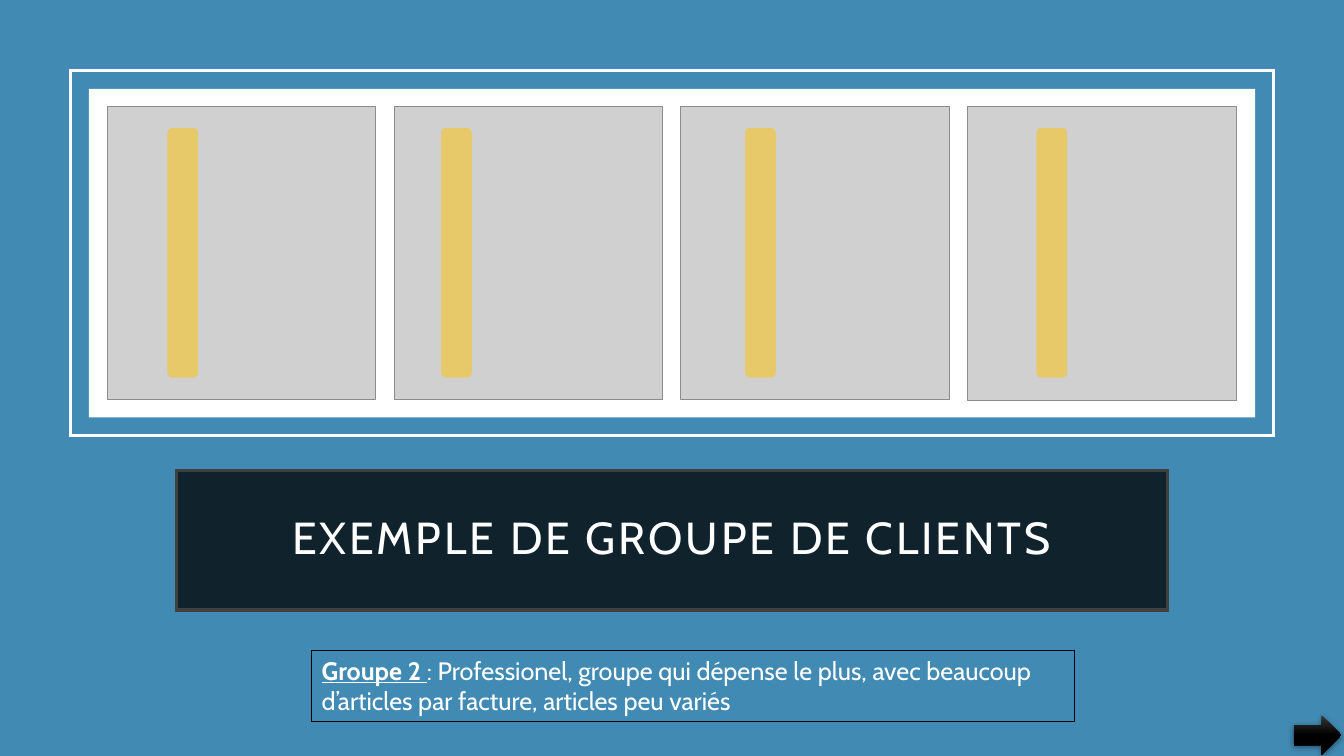
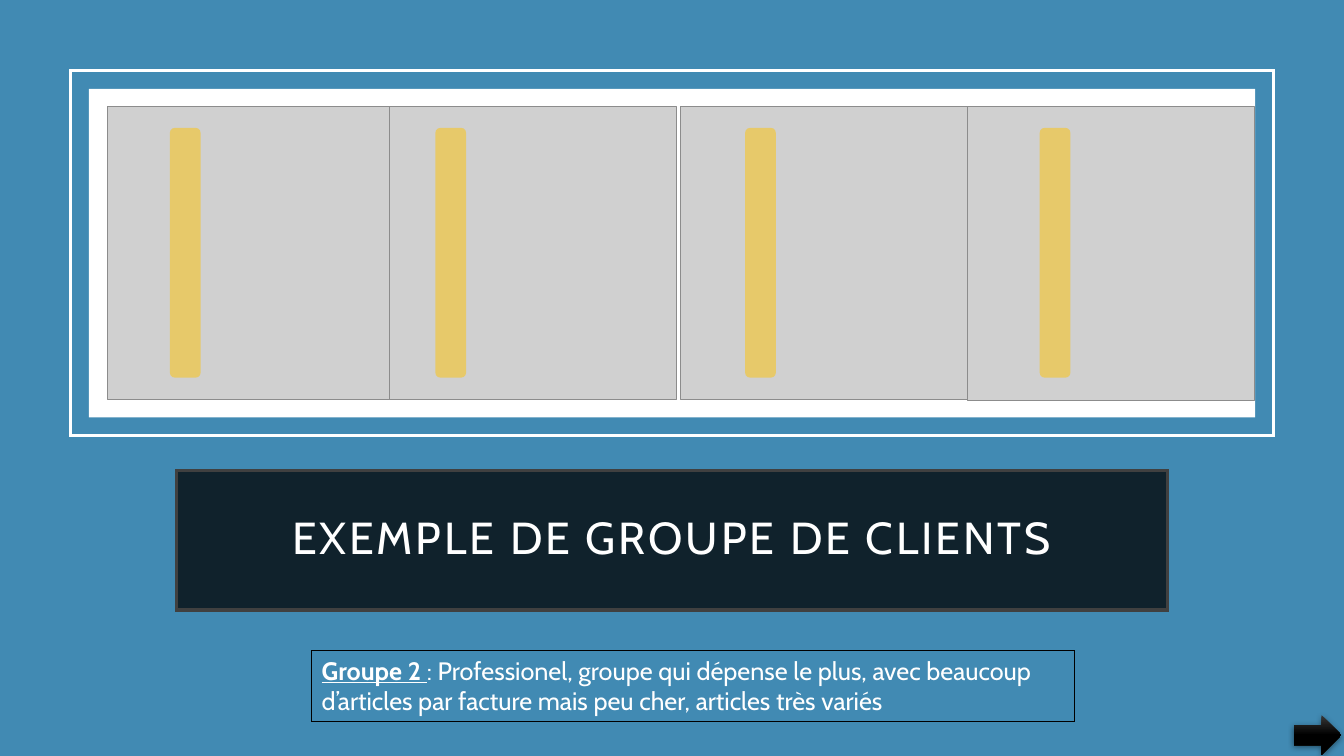
Before and after one commit to pfroide/python, a slide deck: slide 19 of Projet_5/p5.pptx. Drawn at 1344x756 pixels with LibreOffice and Linux fonts; fonts in the diff are those of the drawing; grey boxes stand for pictures. Boxes give left, top, right and bottom in pixels: in the first picture for what was removed or moved away, otherwise in the second. Text is boxed around its words. In the diff, an @@ line names an element or a change of style, - is before the commit and + after.

```diff
--- a/Projet_5/p5.pptx
+++ b/Projet_5/p5.pptx
@@ picture: place and size @@
-picture at (107, 107, 376, 399)
+picture at (107, 107, 389, 399)
@@ picture: place and size @@
-picture at (394, 107, 662, 399)
+picture at (390, 107, 677, 399)
@@ picture: place and size @@
-picture at (681, 107, 949, 399)
+picture at (681, 107, 968, 399)
@@ picture: place and size @@
-picture at (968, 107, 1237, 400)
+picture at (968, 107, 1254, 400)
@@ rounded rectangle: place and size @@
-rounded rectangle at (442, 128, 473, 378)
+rounded rectangle at (436, 128, 467, 378)
@@ rounded rectangle: place and size @@
-rounded rectangle at (1036, 128, 1068, 378)
+rounded rectangle at (1040, 128, 1071, 378)
@@ text in rectangle at (322, 661, 1031, 716): text changed @@
-Groupe 2 : Professionel, groupe qui dépense le plus, avec beaucoup d’articles par facture, articles peu variés
+Groupe 2 : Professionel, groupe qui dépense le plus, avec beaucoup d’articles par facture mais peu cher, articles très variés
```
Also in this commit, not shown: 15 other slides changed.
